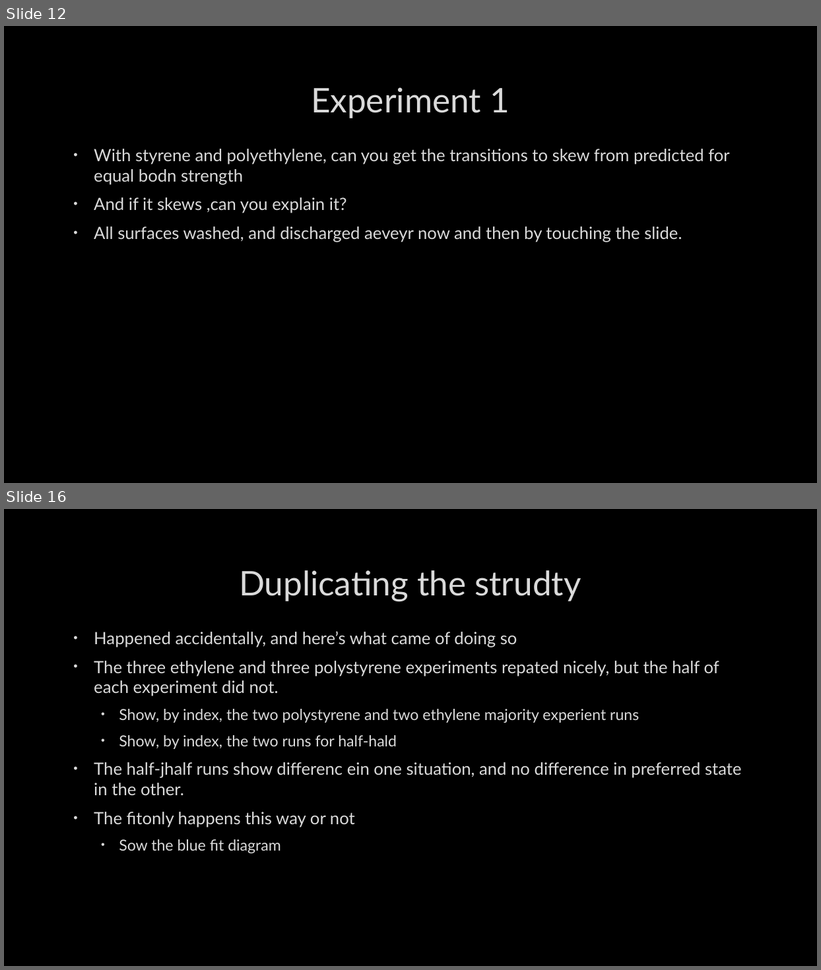
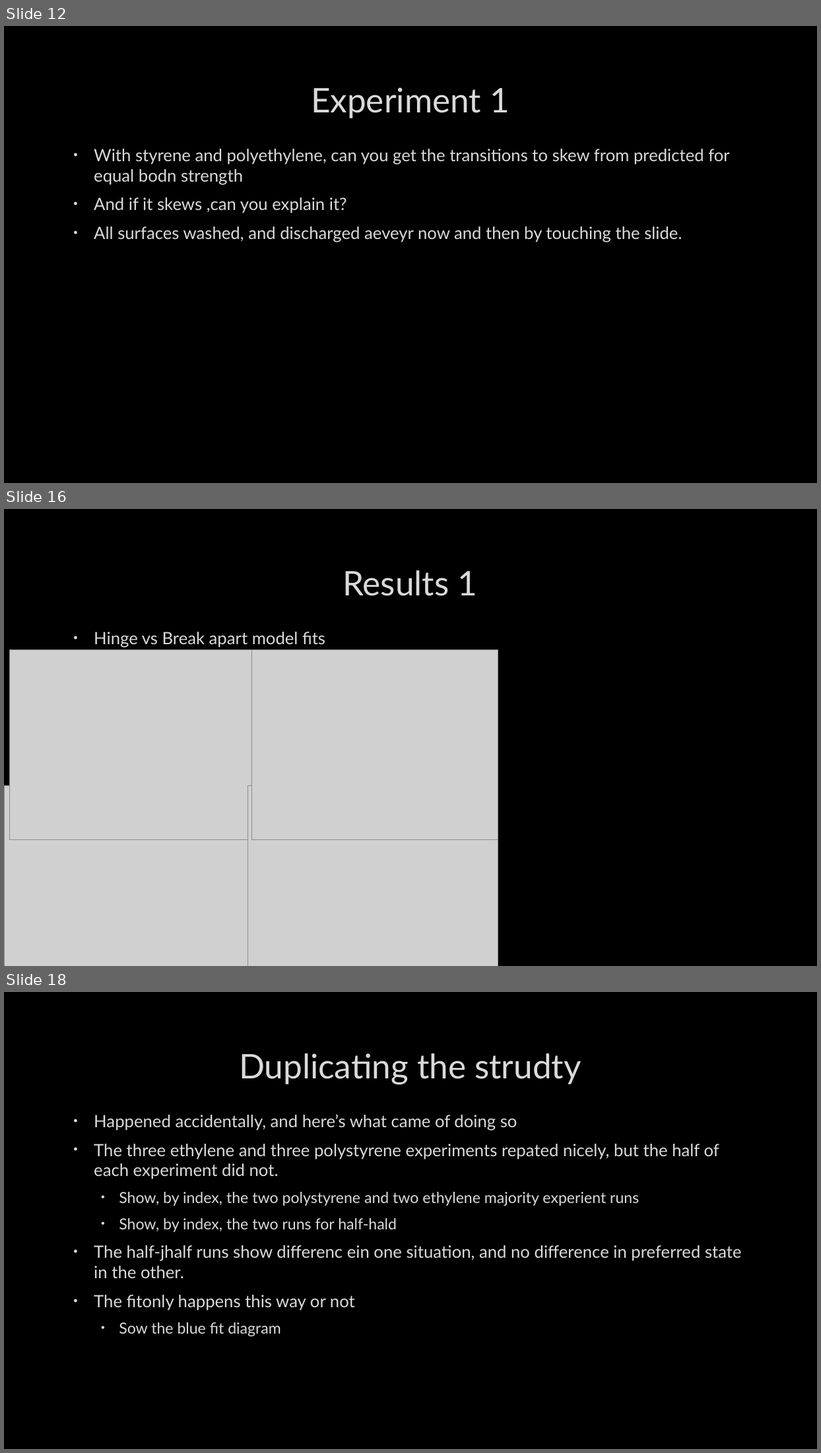
Before and after one commit to TchakamauRa/Soft-Matter, a slide deck: Backup copy.pptx. Shown one above the other, each under a label of ours: slides 12 and 16 before the commit, slides 12, 16 and 18 after it; the slides between them are not shown. The pictures are 821x970 and 821x1453 pixels, drawn with LibreOffice and Linux fonts; fonts in the diff are those of the drawing; grey boxes stand for pictures; background and template pictures are left out. Boxes give left, top, right and bottom in pixels: in the first picture for what was removed or moved away, otherwise in the second. Text is boxed around its words. In the diff, an @@ line names an element or a change of style, - is before the commit and + after.

```diff
--- a/Backup copy.pptx
+++ b/Backup copy.pptx
@@ slide 16 added at [4,509,817,966], background picture (left out) @@
@@ title added at [343,570,478,596], 40 pt, text #DADADA @@
+Results 1
@@ text added at [94,632,325,648], 20 pt, text #DADADA @@
+• Hinge vs Break apart model fits
@@ picture added at [9,650,255,840] @@
@@ picture added at [252,650,498,840] @@
@@ picture added at [4,786,254,966] @@
@@ picture added at [248,786,498,966] @@
@@ what was slide 16 is now slide 18 @@
```
Also in this commit, not shown: 2 slides changed, 5 other slides added, 5 other files.
